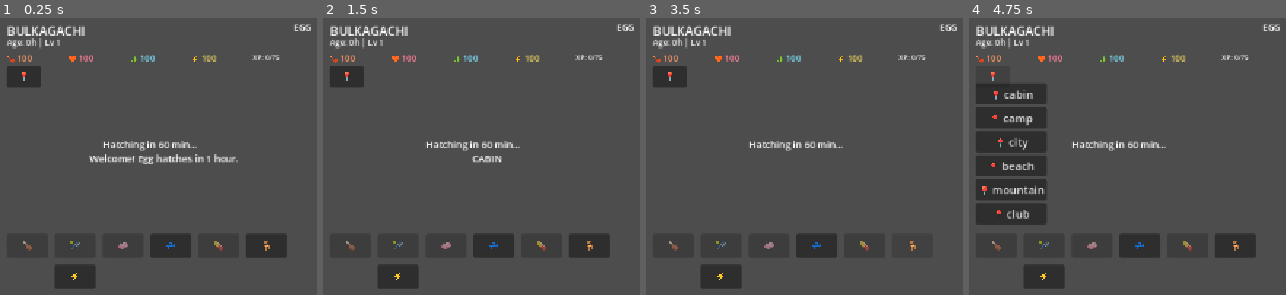
Above: before the commit, frames 1-4 (left to right).
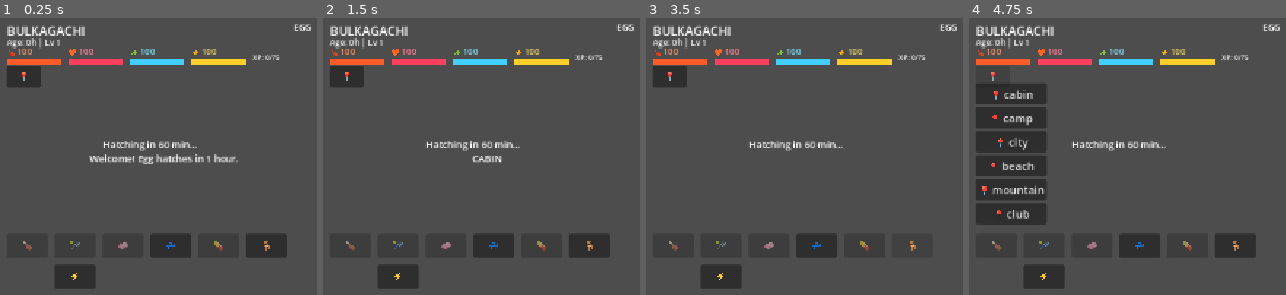
Above: after the commit, the same moments.

Repository: pasekaalex/bulkagachi-godot
Game: Godot game, scene res://main.tscn
Two runs of this game, one before a commit and one after it. Both use one fixed random seed, a clock stepped at 60 frames per second and the inputs below.
Inputs:
- Up to frame 1 (0.25 s): no input
- Up to frame 2 (1.5 s): click "📍" at 0.5 s; click "📍 cabin" at 1.25 s
- Up to frame 3 (3.5 s): click "💤" at 2 s; click "🪑" at 2.75 s
- Up to frame 4 (4.75 s): click "⚡" at 3.5 s; click "📍" at 4.25 s

The runs differ from the first frame. In frame 1, 2.1% of the frame differs, in the area x 2-78%, y 11-17%; in frame 2, 2.1%; in frame 3, 2.1%; in frame 4, 2.1%.

Commit message:
Add progress bars

Diff:
--- a/game.gd
+++ b/game.gd
@@ -34,6 +34,7 @@
 var stage_label
 var egg_label
 var stats_labels = []
+var stats_bars = []
 var xp_label
 var message_label
 var location_btn
@@ -98,15 +99,30 @@
 
 	# Stats
 	var stat_data = [
-		["🍗", Vector2(10, 55), Color(1, 0.6, 0.4)],
-		["💛", Vector2(100, 55), Color(1, 0.5, 0.6)],
-		["✨", Vector2(190, 55), Color(0.5, 0.9, 1)],
-		["⚡", Vector2(280, 55), Color(1, 0.9, 0.4)]
+		["🍗", Vector2(10, 50), Color(1, 0.6, 0.4)],
+		["💛", Vector2(100, 50), Color(1, 0.5, 0.6)],
+		["✨", Vector2(190, 50), Color(0.5, 0.9, 1)],
+		["⚡", Vector2(280, 50), Color(1, 0.9, 0.4)]
 	]
-	for d in stat_data:
+	for i in range(stat_data.size()):
+		var d = stat_data[i]
+		# Bar background
+		var bar_bg = ColorRect.new()
+		bar_bg.color = Color(0.2, 0.2, 0.2)
+		bar_bg.position = Vector2(d[1].x, d[1].y + 15)
+		bar_bg.size = Vector2(80, 8)
+		add_child(bar_bg)
+		# Bar fill
+		var bar = ColorRect.new()
+		bar.color = d[2]
+		bar.position = Vector2(d[1].x, d[1].y + 15)
+		bar.size = Vector2(80, 8)
+		add_child(bar)
+		stats_bars.append(bar)
+		# Label
 		var lbl = Label.new()
 		lbl.text = d[0] + " 100"
-		lbl.position = d[1]
+		lbl.position = Vector2(d[1].x, d[1].y - 5)
 		lbl.add_theme_font_size_override("font_size", 12)
 		lbl.modulate = d[2]
 		add_child(lbl)
@@ -275,6 +291,10 @@
 	for i in range(4):
 		stats_labels[i].text = icons[i] + str(int(vals[i]))
 		stats_labels[i].modulate = Color.RED if vals[i] < 30 else colors[i]
+		# Progress bar
+		var bar_w = 80.0 * (vals[i] / 100.0)
+		stats_bars[i].size.x = max(1, bar_w)
+		stats_bars[i].modulate = Color.RED if vals[i] < 30 else colors[i]
 
 	var age_str = "%dh" % (age_minutes / 60)
 	if age_minutes >= 1440:
